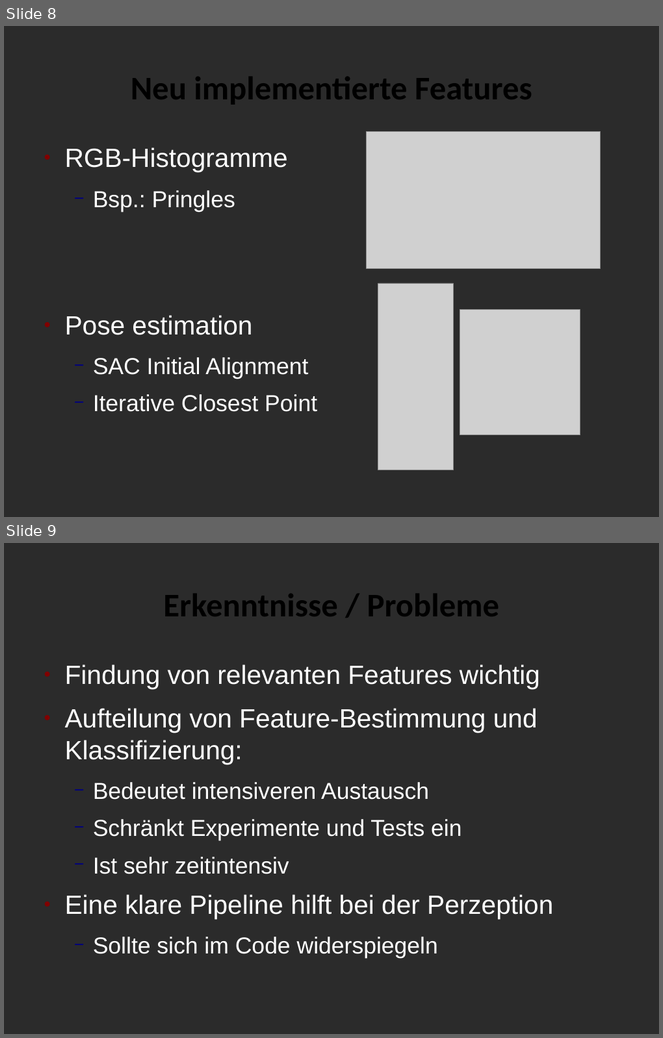
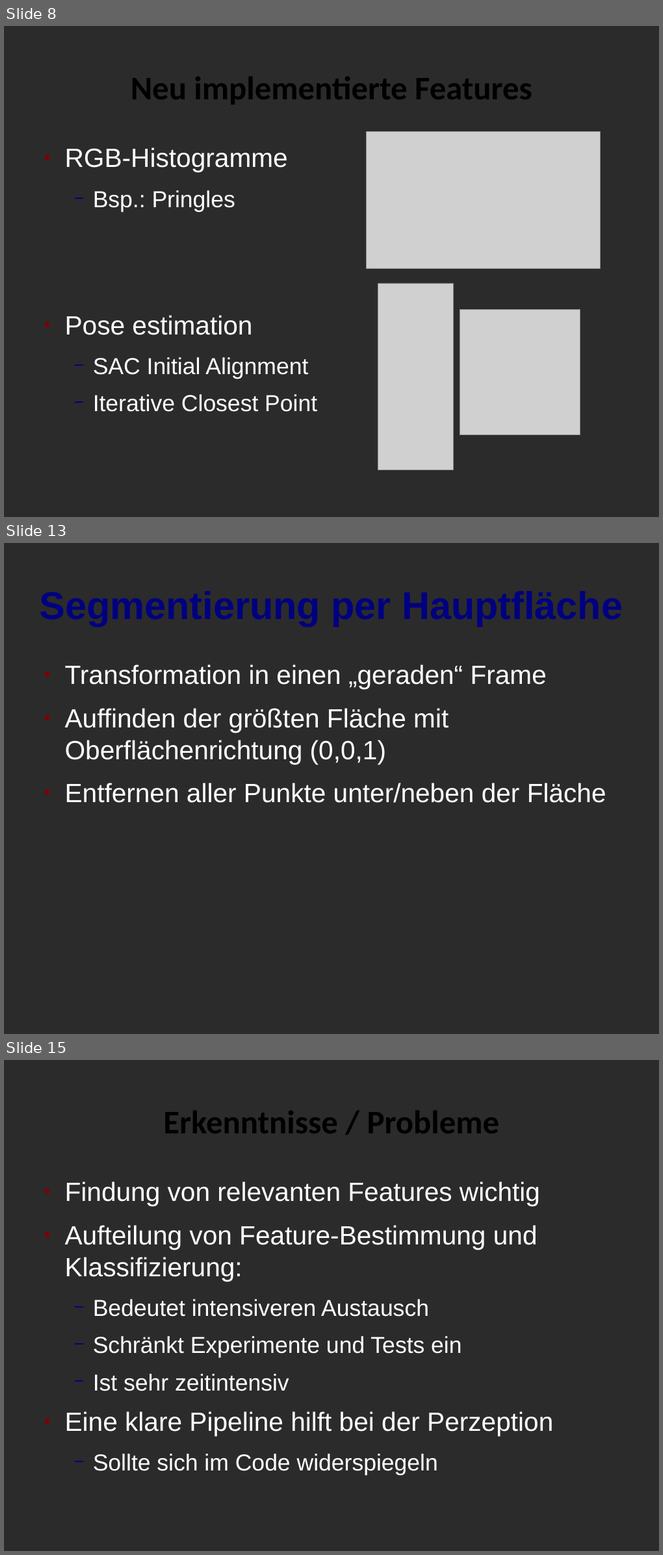
Before and after one commit to K8lcx63/suturo, a slide deck: demo_meilenstein_2/Präsentation.odp. Shown one above the other, each under a label of ours: slides 8 and 9 before the commit, slides 8, 13 and 15 after it; the slides between them are not shown. The pictures are 663x1038 and 663x1555 pixels, drawn with LibreOffice and Linux fonts; fonts in the diff are those of the drawing; grey boxes stand for pictures; background and template pictures are left out; a plain dark background stands for a picture behind light text. Boxes give left, top, right and bottom in pixels: in the first picture for what was removed or moved away, otherwise in the second. Text is boxed around its words. In the diff, an @@ line names an element or a change of style, - is before the commit and + after.

```diff
--- a/demo_meilenstein_2/Präsentation.odp
+++ b/demo_meilenstein_2/Präsentation.odp
@@ slide 13 added at box(4, 543, 659, 1034), background picture (left out) @@
@@ title added at box(36, 551, 627, 656), 46.8 pt, text #000080, bold @@
+Segmentierung per Hauptfläche
@@ text added at box(65, 665, 607, 803), 32 pt, text #FFFFFF @@
+● Transformation in einen „geraden“ Frame
+● Auffinden der größten Fläche mit Oberflächenrichtung (0,0,1)
+● Entfernen aller Punkte unter/neben der Fläche
@@ what was slide 9 is now slide 15 @@
```
Also in this commit, not shown: 5 other slides added, 6 other files.
